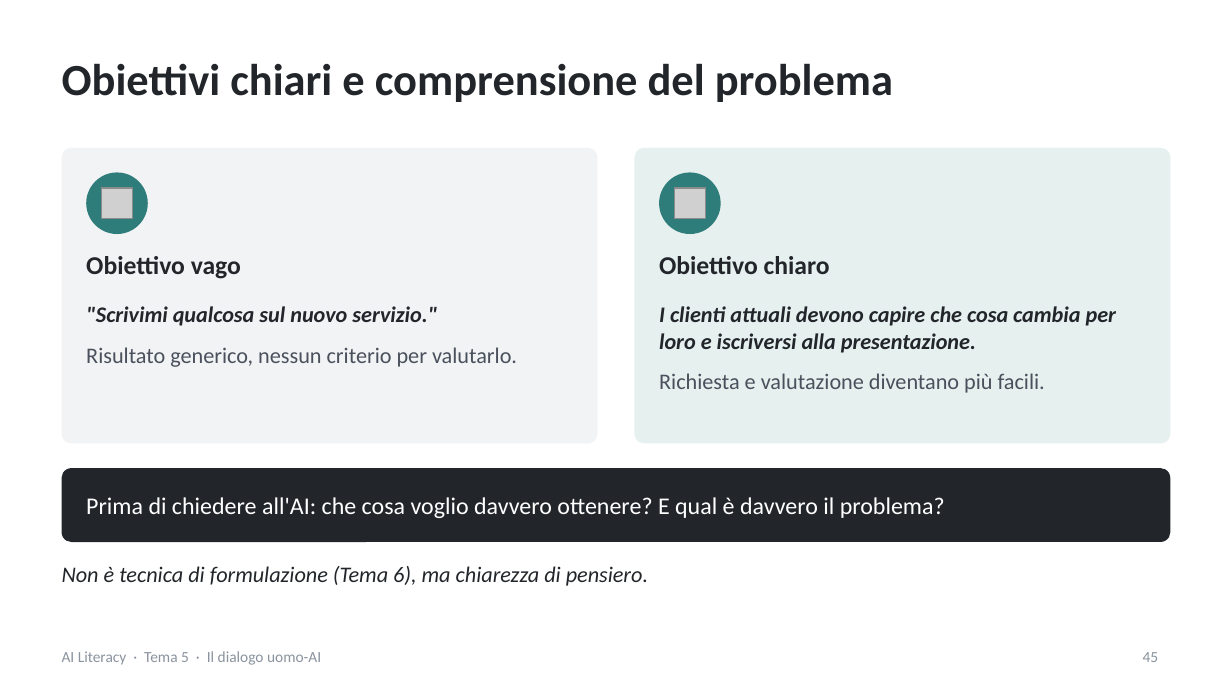
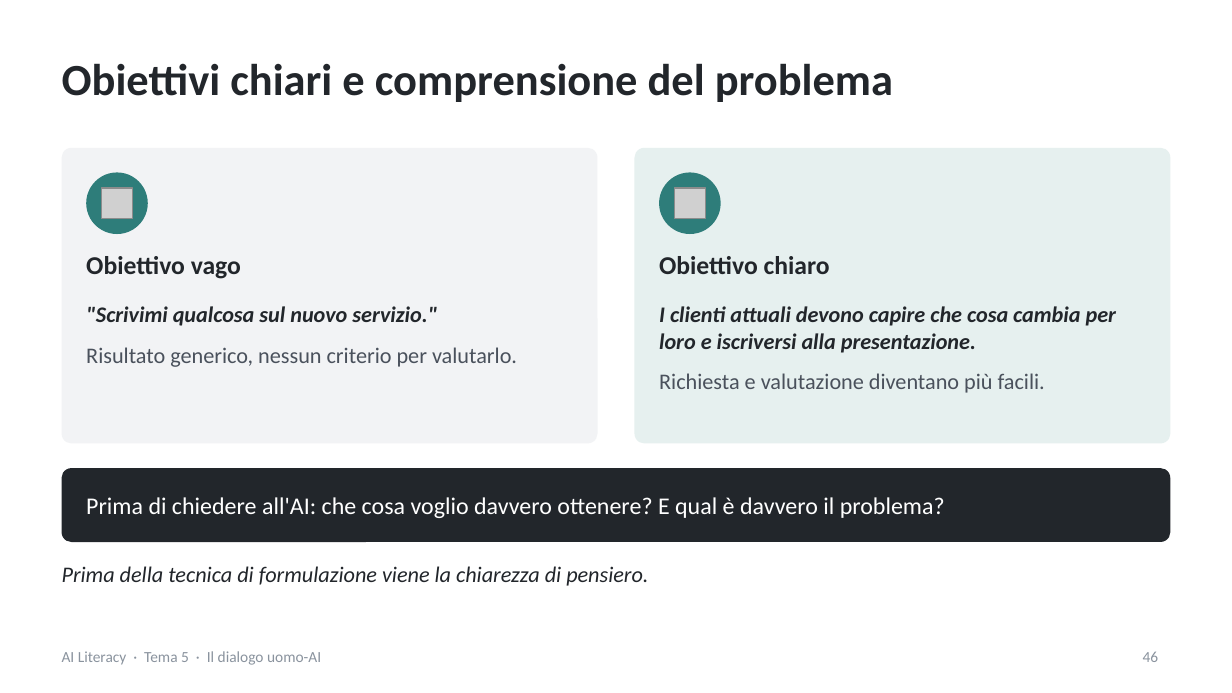
Before and after one commit to NetAi-IT/Formazione-AI-Literacy-Official, a slide deck: slide 46 of Base/Tema5_Dialogo_uomo_AI.pptx (slide 45 before the commit). Drawn at 1232x693 pixels with LibreOffice and Linux fonts; fonts in the diff are those of the drawing; grey boxes stand for pictures. Boxes give left, top, right and bottom in pixels: in the first picture for what was removed or moved away, otherwise in the second. Text is boxed around its words. In the diff, an @@ line names an element or a change of style, - is before the commit and + after.

Commit message:
Versione 1 Tema5 e Tema 6. Sistemato una slide per il Tema 2
Tema 2 aggiunto l'esempio dello spam

```diff
--- a/Base/Tema5_Dialogo_uomo_AI.pptx
+++ b/Base/Tema5_Dialogo_uomo_AI.pptx
@@ text at [62,566,648,586]: text changed @@
-Non è tecnica di formulazione (Tema 6), ma chiarezza di pensiero.
+Prima della tecnica di formulazione viene la chiarezza di pensiero.
@@ page number at [1143,651,1159,662]: text changed @@
-45
+46
```
Also in this commit, not shown: 6 other slides changed, 2 slides added, 5 other files.
